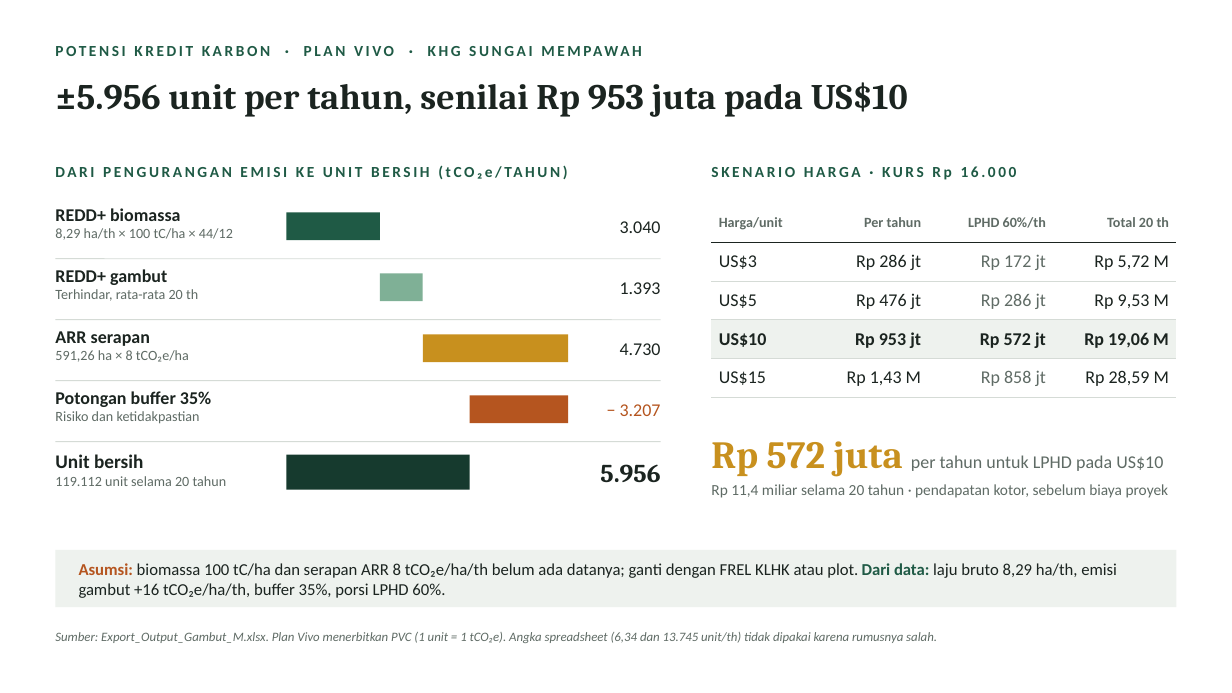
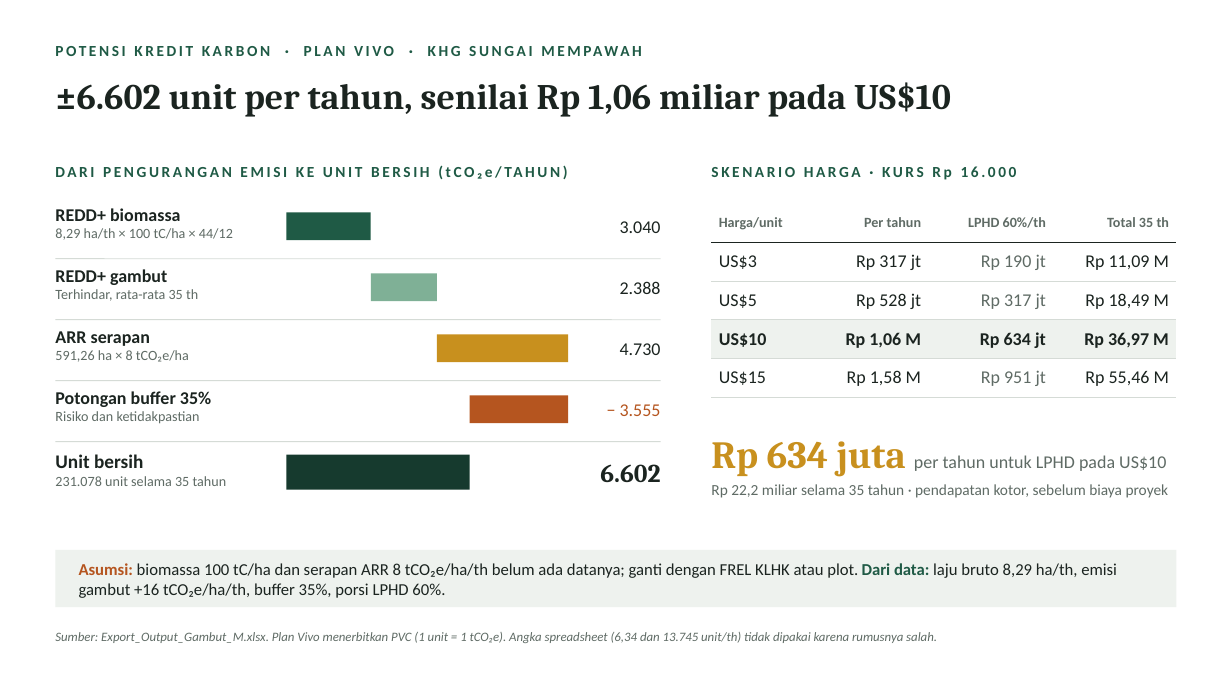
Before and after one commit to revoliaaa/revi, a slide deck: slide 1 of FINAL_VCU_Nilai_Karbon_Plan_Vivo.pptx. Drawn at 1232x693 pixels with LibreOffice and Linux fonts; fonts in the diff are those of the drawing. Boxes give left, top, right and bottom in pixels: in the first picture for what was removed or moved away, otherwise in the second. Text is boxed around its words. In the diff, an @@ line names an element or a change of style, - is before the commit and + after.

```diff
--- a/FINAL_VCU_Nilai_Karbon_Plan_Vivo.pptx
+++ b/FINAL_VCU_Nilai_Karbon_Plan_Vivo.pptx
@@ title at (55,82,951,117): text changed @@
-±5.956 unit per tahun, senilai Rp 953 juta pada US$10
+±6.602 unit per tahun, senilai Rp 1,06 miliar pada US$10
@@ table at (712,203,1177,390) @@
-row 1, column 4: Total 20 th
+row 1, column 4: Total 35 th
-row 2: US$3 | Rp 286 jt | Rp 172 jt | Rp 5,72 M
+row 2: US$3 | Rp 317 jt | Rp 190 jt | Rp 11,09 M
-row 3: US$5 | Rp 476 jt | Rp 286 jt | Rp 9,53 M
+row 3: US$5 | Rp 528 jt | Rp 317 jt | Rp 18,49 M
-row 4: US$10 | Rp 953 jt | Rp 572 jt | Rp 19,06 M
+row 4: US$10 | Rp 1,06 M | Rp 634 jt | Rp 36,97 M
-row 5: US$15 | Rp 1,43 M | Rp 858 jt | Rp 28,59 M
+row 5: US$15 | Rp 1,58 M | Rp 951 jt | Rp 55,46 M
@@ rectangle: place and size @@
-rectangle at (287,213,380,240)
+rectangle at (287,213,371,240)
@@ text at (55,289,198,301): text changed @@
-Terhindar, rata-rata 20 th
+Terhindar, rata-rata 35 th
@@ rectangle: place and size @@
-rectangle at (380,274,422,301)
+rectangle at (371,274,437,301)
@@ text at (620,281,661,294): text changed @@
-1.393
+2.388
@@ rectangle: place and size @@
-rectangle at (423,335,568,362)
+rectangle at (437,335,568,362)
@@ text at (620,404,661,416): text changed @@
-− 3.207
+− 3.555
@@ text at (711,441,1166,477): text changed @@
-Rp 572 juta per tahun untuk LPHD pada US$10
+Rp 634 juta per tahun untuk LPHD pada US$10
@@ text at (55,476,227,486): text changed @@
-119.112 unit selama 20 tahun
+231.078 unit selama 35 tahun
@@ text at (600,464,660,482): text changed @@
-5.956
+6.602
@@ text at (711,484,1169,498): text changed @@
-Rp 11,4 miliar selama 20 tahun · pendapatan kotor, sebelum biaya proyek
+Rp 22,2 miliar selama 35 tahun · pendapatan kotor, sebelum biaya proyek
```
Also in this commit, not shown: 1 other file.
